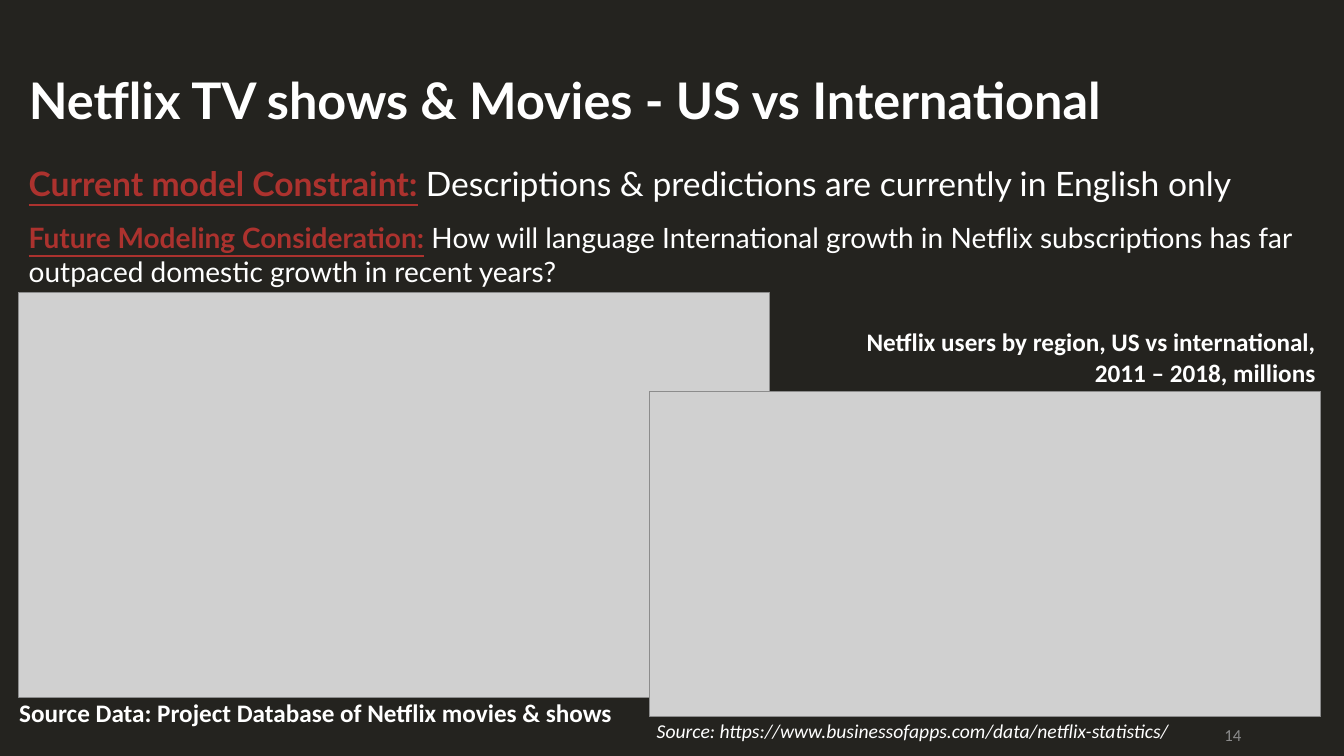
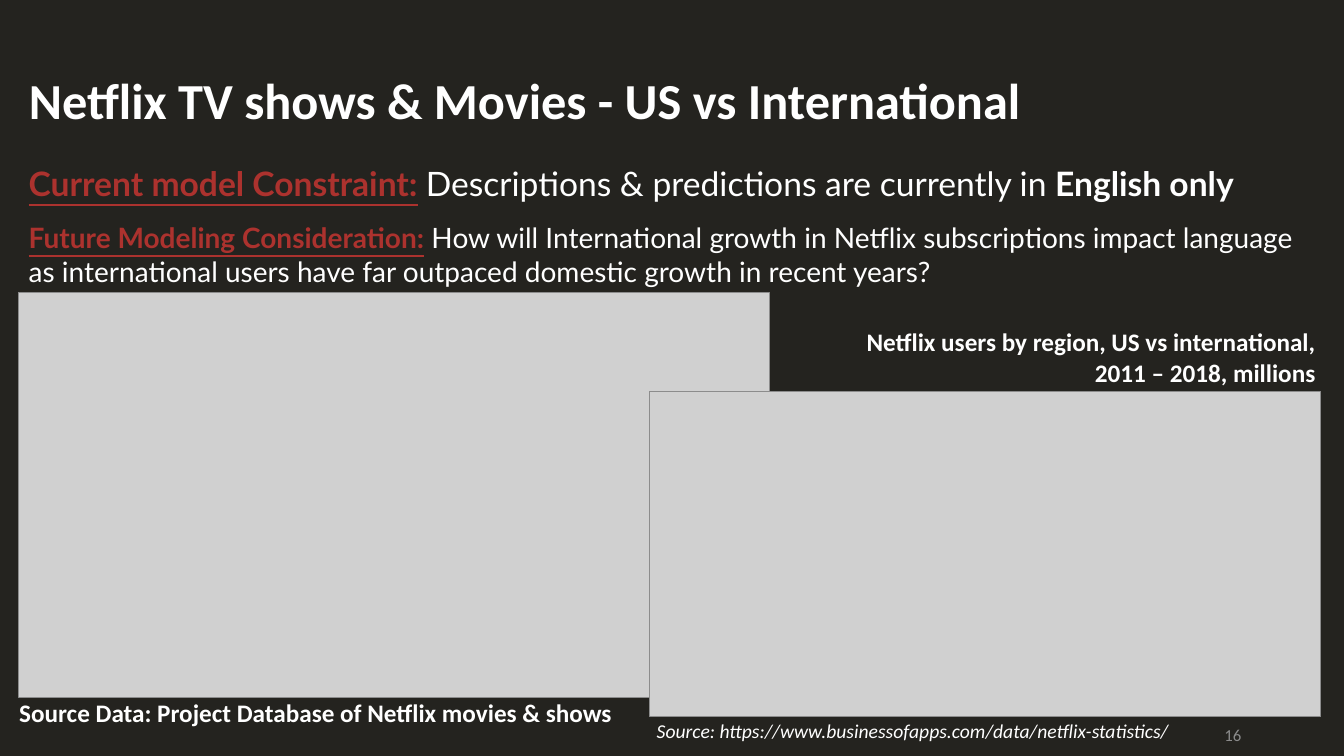
Before and after one commit to HaifaNajdawi/The_big_chill, a slide deck: slide 16 of Final_Report_Out_Presentation.pptx (slide 14 before the commit). Drawn at 1344x756 pixels with LibreOffice and Linux fonts; fonts in the diff are those of the drawing; grey boxes stand for pictures. Boxes give left, top, right and bottom in pixels: in the first picture for what was removed or moved away, otherwise in the second. Text is boxed around its words. In the diff, an @@ line names an element or a change of style, - is before the commit and + after.

```diff
--- a/Final_Report_Out_Presentation.pptx
+++ b/Final_Report_Out_Presentation.pptx
@@ title "Netflix TV shows & Movies ..." at <box>29,83,1020,120</box>: font Lato to Calibri @@
@@ text at <box>29,171,1233,202</box>: bold on in "English only" @@
@@ text at <box>29,227,1292,287</box>: text changed @@
-Future Modeling Consideration: How will language International growth in Netflix subscriptions has far outpaced domestic growth in recent years?
+Future Modeling Consideration: How will International growth in Netflix subscriptions impact language as international users have far outpaced domestic growth in recent years?
@@ page number at <box>1224,730,1241,741</box>: text changed @@
-14
+16
```
Also in this commit, not shown: 10 other slides changed, 4 slides added, 1 slide removed.
